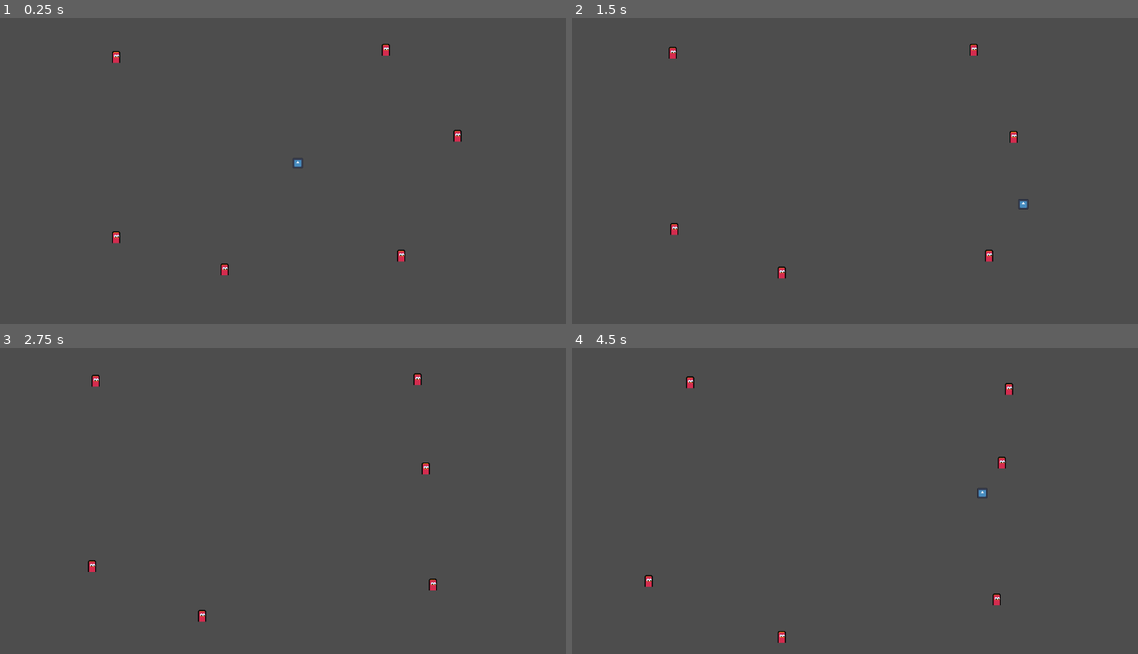
Above: before the commit, frames 1-4 (two rows, left to right).
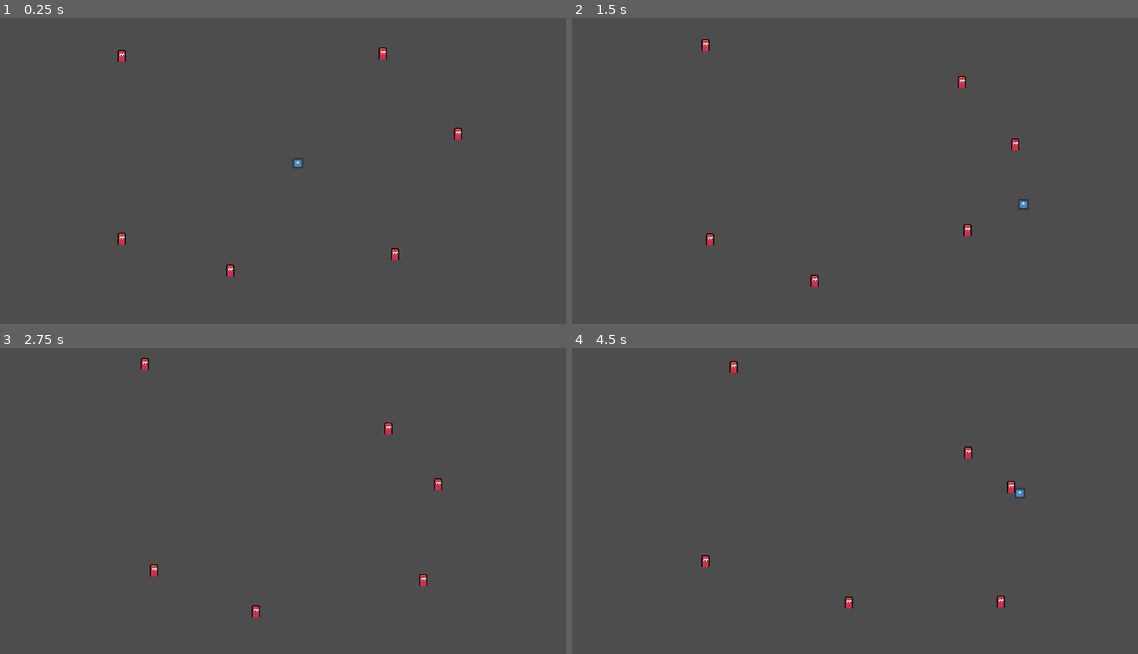
Above: after the commit, the same moments.

Repository: rodrigo-travessa/state-machine-learning-app
Game: Godot game, scene res://Scenes/main.tscn
The game is run twice, just before and just after one commit, with the same random seed, the same clock (stepped at 60 frames per second) and the same inputs. The engine's default icon, where the game draws it, is replaced by a stand-in: a white triangle on a blue panel in a dark square.
Inputs (mouse positions are in pixels of both pictures, inside the frame that each line leads up to):
- Up to frame 1 (0.25 s): no input
- Up to frame 2 (1.5 s): move the mouse to (973, 140) at 0.52 s; hold D (right) 0.53-1.28 s; move the mouse to (724, 174) at 1.27 s; hold S (down) from 1.28 s (still down)
- Up to frame 3 (2.75 s): move the mouse to (328, 415) at 2.02 s; release S (down) at 2.03 s; hold D (right) from 2.03 s (still down)
- Up to frame 4 (4.5 s): move the mouse to (815, 553) at 2.77 s; release D (right) at 2.78 s; hold W (up) 2.78-3.53 s; move the mouse to (1019, 537) at 3.52 s; hold A (left) from 3.53 s (still down); move the mouse to (668, 439) at 4.27 s

The runs differ from the first frame. In frame 1, 0.5% of the frame differs, in the area x 19-82%, y 8-85%; in frame 2, 0.7%; in frame 3, 0.7%; in frame 4, 0.8%, in the area x 12-81%, y 4-97%.

Commit message:
Basic state machine done

Diff:
--- /dev/null
+++ b/Scenes/Enemy/EnemyFollow.gd
@@ -0,0 +1,17 @@
+extends State
+class_name EnemyFollow
+
+@export var Parent : CharacterBody2D
+@export var move_speed : float = 70
+
+var player : CharacterBody2D
+
+func Enter():
+	player = get_tree().get_first_node_in_group("player")
+
+func Physics_Update(delta: float):
+	var direction = player.global_position - Parent.global_position
+	Parent.velocity = direction.normalized() * move_speed
+
+	if direction.length() > 250:
+		TransitionTo.emit(self, "idle")
--- a/Scenes/Enemy/EnemyIdle.gd
+++ b/Scenes/Enemy/EnemyIdle.gd
@@ -1,19 +1,19 @@
 extends State
 class_name EnemyIdle
 
-@export var enemy: CharacterBody2D
+@export var Parent: CharacterBody2D
 @export var move_speed: float = 10.0
 
 var move_direction: Vector2
 var wander_time: float
+var player : CharacterBody2D
 
 func randomize_wander():
-	print('randomize Called')
 	move_direction = Vector2(randf_range(-1,1), randf_range(-1,1)).normalized()
 	wander_time = randf_range(1,4)
 
 func Enter():
-	print('Enter Called')
+	player = get_tree().get_first_node_in_group("player")
 	randomize_wander()
 
 func Update(delta:float):
@@ -23,5 +23,9 @@
 		randomize_wander()
 
 func Physics_Update(delta: float):
-	if enemy:
-		enemy.velocity = move_direction * move_speed
+	var direction = player.global_position - Parent.global_position
+	if direction.length() < 200:
+		TransitionTo.emit(self, "follow")
+		return
+	if Parent:
+		Parent.velocity = move_direction * move_speed
--- a/Scenes/Enemy/enemy.tscn
+++ b/Scenes/Enemy/enemy.tscn
@@ -1,15 +1,18 @@
-[gd_scene load_steps=6 format=3 uid="uid://dso0atiwcfaqy"]
+[gd_scene load_steps=7 format=3 uid="uid://dso0atiwcfaqy"]
 
 [ext_resource type="Script" uid="uid://c0j6rdqdnsxg1" path="res://Scenes/Enemy/enemy.gd" id="1_dmwl5"]
 [ext_resource type="Texture2D" uid="uid://ky5jw4ji2jjw" path="res://Scenes/Enemy/enemy_medium.png" id="1_mw074"]
 [ext_resource type="Script" uid="uid://dayw0phcjkib3" path="res://Scenes/Enemy/state_machine.gd" id="2_nvvbs"]
 [ext_resource type="Script" uid="uid://bkdkhn3anxhxh" path="res://Scenes/Enemy/EnemyIdle.gd" id="3_2t2r4"]
+[ext_resource type="Script" uid="uid://bnugdwfn1nybv" path="res://Scenes/Enemy/EnemyFollow.gd" id="5_d40jh"]
 
 [sub_resource type="CapsuleShape2D" id="CapsuleShape2D_xjnqo"]
 radius = 7.0
 height = 20.0
 
 [node name="Enemy" type="CharacterBody2D"]
+motion_mode = 1
+platform_on_leave = 2
 script = ExtResource("1_dmwl5")
 
 [node name="Sprite2D" type="Sprite2D" parent="."]
@@ -21,12 +24,17 @@
 position = Vector2(0, -10)
 shape = SubResource("CapsuleShape2D_xjnqo")
 
-[node name="StateMachine" type="Node" parent="." node_paths=PackedStringArray("initial_state")]
+[node name="StateMachine" type="Node" parent="." node_paths=PackedStringArray("Parent", "initial_state")]
 script = ExtResource("2_nvvbs")
-initial_state = NodePath("EnemyIdle")
+Parent = NodePath("..")
+initial_state = NodePath("Follow")
 
-[node name="EnemyIdle" type="Node" parent="StateMachine" node_paths=PackedStringArray("enemy")]
+[node name="Idle" type="Node" parent="StateMachine"]
 script = ExtResource("3_2t2r4")
-enemy = NodePath("../..")
 move_speed = 25.0
 metadata/_custom_type_script = "uid://bkdkhn3anxhxh"
+
+[node name="Follow" type="Node" parent="StateMachine" node_paths=PackedStringArray("Parent")]
+script = ExtResource("5_d40jh")
+Parent = NodePath("../..")
+metadata/_custom_type_script = "uid://bnugdwfn1nybv"
--- a/Scenes/Enemy/state_machine.gd
+++ b/Scenes/Enemy/state_machine.gd
@@ -1,5 +1,6 @@
 extends Node
 
+@export var Parent : CharacterBody2D
 @export var initial_state: State
 var current_state: State
 var states: Dictionary = {}
@@ -9,8 +10,7 @@
 		if child is State:
 			states[child.name.to_lower()] = child
 			child.TransitionTo.connect(on_child_transition_to)
-			print(child.name)
-
+			child.Parent = Parent
 	current_state = initial_state
 	current_state.Enter()
 
--- a/Scenes/player/player.tscn
+++ b/Scenes/player/player.tscn
@@ -5,9 +5,8 @@
 
 [sub_resource type="RectangleShape2D" id="RectangleShape2D_kf5c0"]
 
-[node name="Player" type="CharacterBody2D" node_paths=PackedStringArray("initial_state")]
+[node name="Player" type="CharacterBody2D" groups=["player"]]
 script = ExtResource("1_eo61r")
-initial_state = NodePath("")
 
 [node name="Sprite2D" type="Sprite2D" parent="."]
 scale = Vector2(0.15625, 0.15625)
Not shown, added: Scenes/Enemy/EnemyFollow.gd.uid
